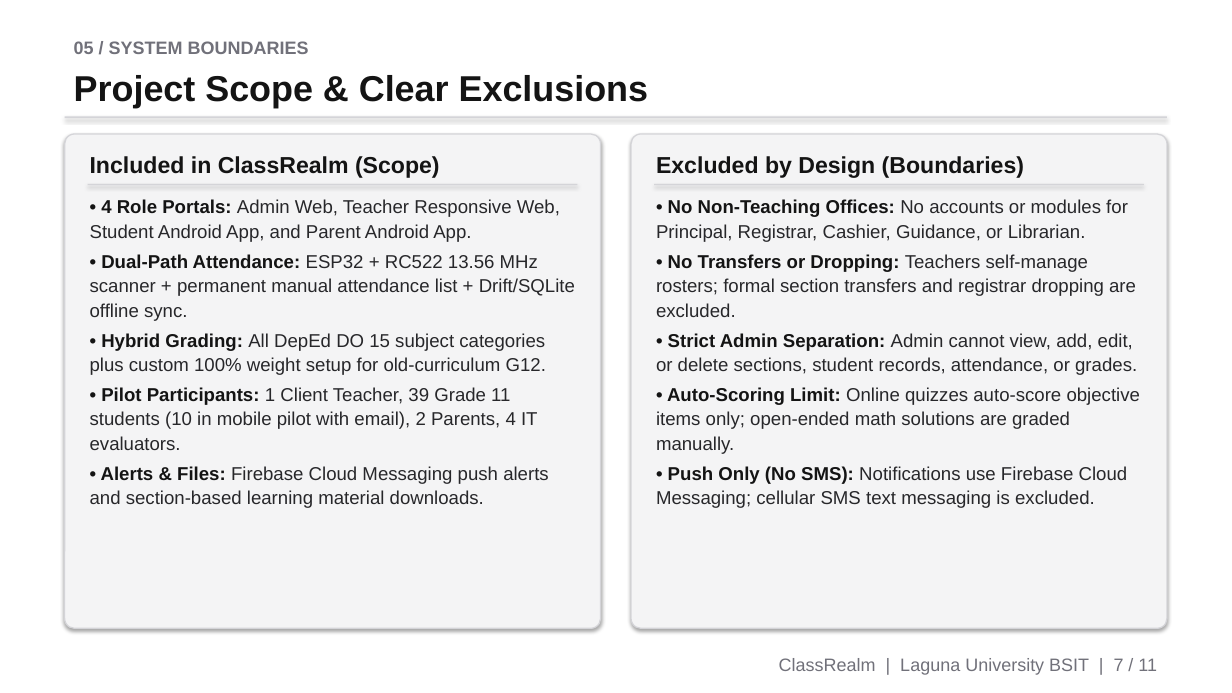
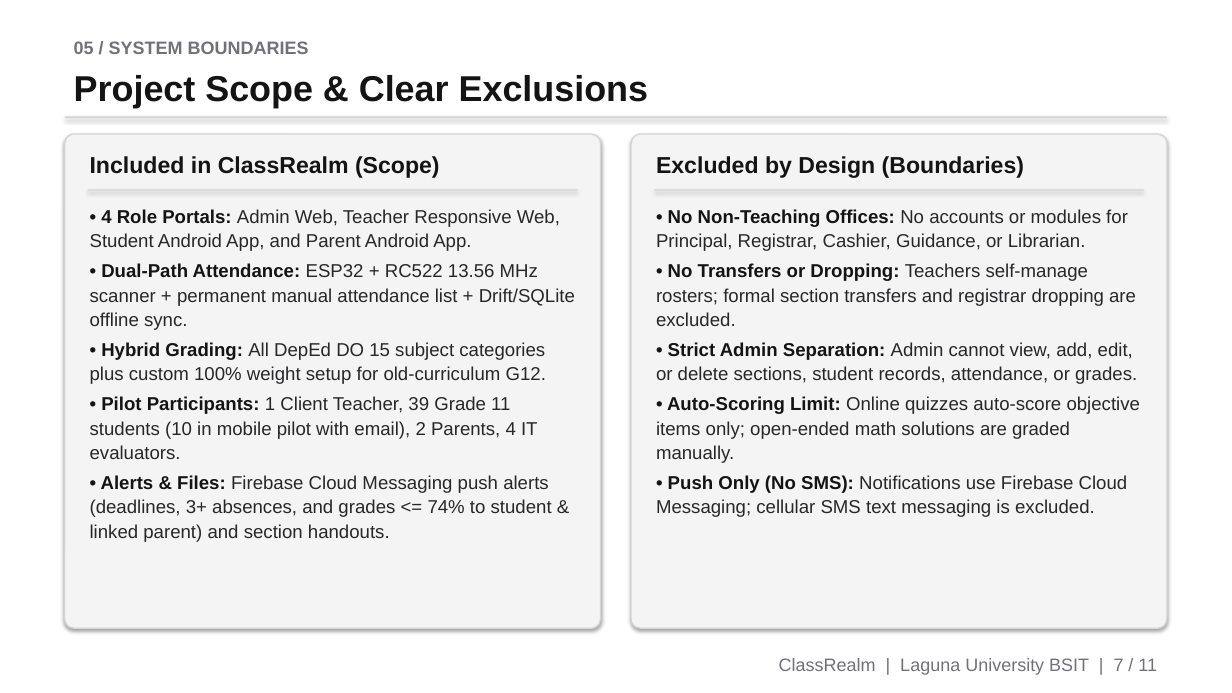
Before and after one commit to ljcalica071-cmd/class_realm01, a slide deck: slide 7 of ClassRealm_Final_Defense_Presentation.pptx. Drawn at 1232x693 pixels with LibreOffice and Linux fonts; fonts in the diff are those of the drawing. Boxes give left, top, right and bottom in pixels: in the first picture for what was removed or moved away, otherwise in the second. Text is boxed around its words. In the diff, an @@ line names an element or a change of style, - is before the commit and + after.

Commit message:
feat: attendance roster lazy loading, validator & auth enhancements, parent/student UI polish, final capstone docs, and update web build

```diff
--- a/ClassRealm_Final_Defense_Presentation.pptx
+++ b/ClassRealm_Final_Defense_Presentation.pptx
@@ text "• 4 Role Portals: Admin ...": place and size @@
-text "• 4 Role Portals: Admin ..." at (90, 199, 575, 508)
+text "• 4 Role Portals: Admin ..." at (90, 209, 575, 542)
@@ rectangle: place and size @@
-rectangle at (88, 184, 578, 185)
+rectangle at (88, 189, 578, 190)
@@ text "• No Non-Teaching Offices: No ...": place and size @@
-text "• No Non-Teaching Offices: No ..." at (656, 199, 1140, 508)
+text "• No Non-Teaching Offices: No ..." at (656, 209, 1140, 517)
@@ rectangle: place and size @@
-rectangle at (654, 184, 1144, 185)
+rectangle at (654, 189, 1144, 190)
@@ text at (90, 475, 552, 542): text changed @@
-• Alerts & Files: Firebase Cloud Messaging push alerts and section-based learning material downloads.
+• Alerts & Files: Firebase Cloud Messaging push alerts (deadlines, 3+ absences, and grades <= 74% to student & linked parent) and section handouts.
```
Also in this commit, not shown: 8 other slides changed, 31 other files.
